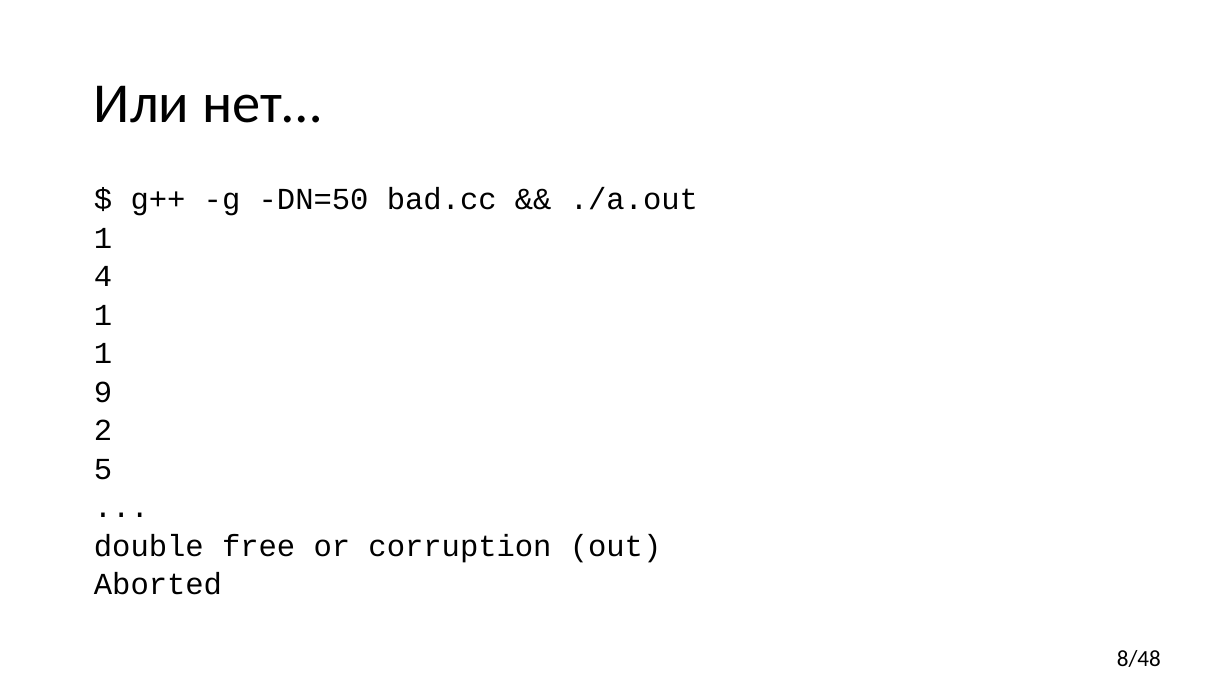
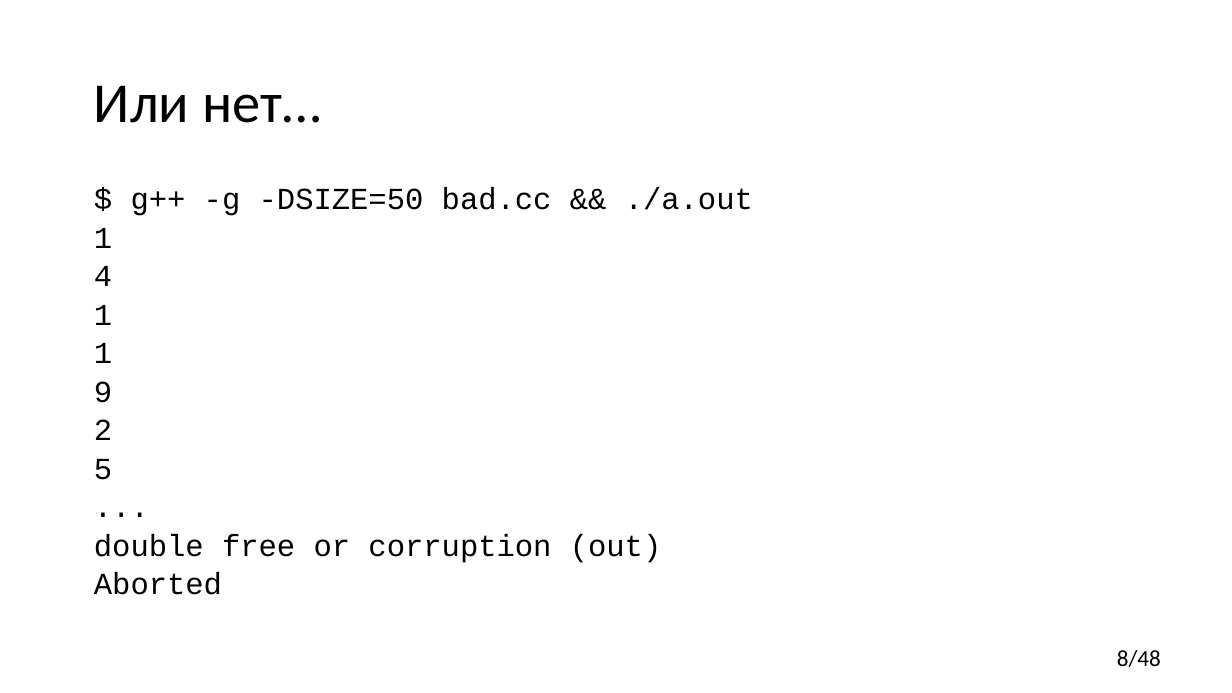
Before and after one commit to yugr/CppRussia, a slide deck: slide 8 of 2023/RU.pptx. Drawn at 1232x693 pixels with LibreOffice and Linux fonts; fonts in the diff are those of the drawing. Boxes give left, top, right and bottom in pixels: in the first picture for what was removed or moved away, otherwise in the second. Text is boxed around its words. In the diff, an @@ line names an element or a change of style, - is before the commit and + after.

```diff
--- a/2023/RU.pptx
+++ b/2023/RU.pptx
@@ text at bbox=[131, 187, 753, 216]: text changed @@
-$ g++ -g -DN=50 bad.cc && ./a.out
+$ g++ -g -DSIZE=50 bad.cc && ./a.out
```
Also in this commit, not shown: 7 other slides changed.
